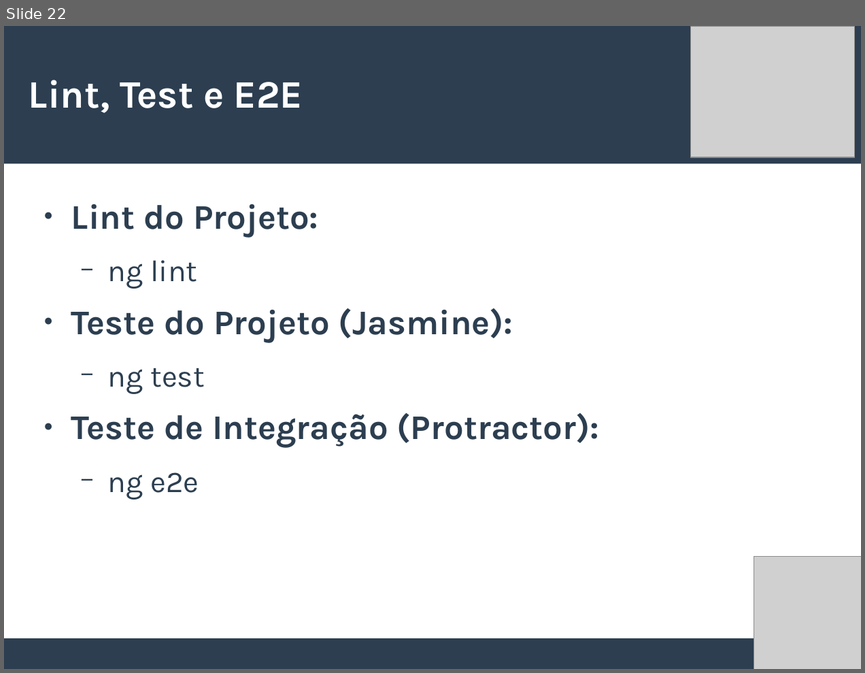
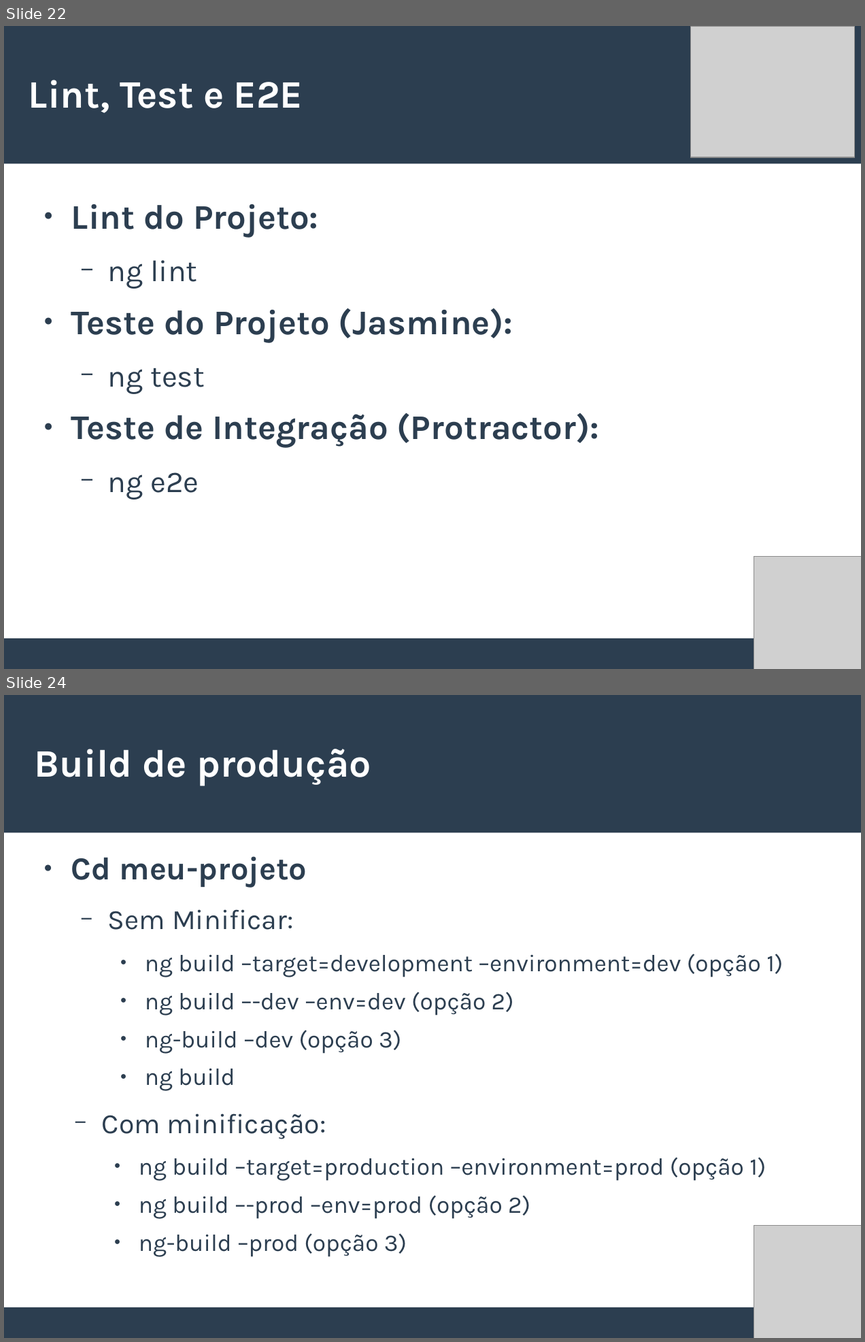
Before and after one commit to willianmarquesfreire/AulasAngular2, a slide deck: Slides.odp. Shown one above the other, each under a label of ours: slide 22 before the commit, slides 22 and 24 after it; the slides between them are not shown. The pictures are 865x673 and 865x1342 pixels, drawn with LibreOffice and Linux fonts; fonts in the diff are those of the drawing; grey boxes stand for pictures. Boxes give left, top, right and bottom in pixels: in the first picture for what was removed or moved away, otherwise in the second. Text is boxed around its words. In the diff, an @@ line names an element or a change of style, - is before the commit and + after.

Commit message:
prod

```diff
--- a/Slides.odp
+++ b/Slides.odp
@@ slide 24 added at [4,695,861,1338], background #FFFFFF; not listed: 2 template elements that a slide beside it also shows @@
@@ title added at [35,749,371,786], 36 pt, text #FFFFFF, bold @@
+Build de produção
@@ text added at [71,856,783,1085], 22.2 pt, text #2C3E50 @@
+● Cd meu-projeto
+  − Sem Minificar:
+    ● ng build –target=development –environment=dev (opção 1)
+    ● ng build –-dev –env=dev (opção 2)
+    ● ng-build –dev (opção 3)
+    ● ng build
@@ text added at [102,1113,766,1257], 22.2 pt, text #2C3E50 @@
+  − Com minificação:
+    ● ng build –target=production –environment=prod (opção 1)
+    ● ng build –-prod –env=prod (opção 2)
+    ● ng-build –prod (opção 3)
@@ picture added at [754,1225,861,1338] @@
```
Also in this commit, not shown: 2 other slides added, 2 slides removed, 2 other files.
